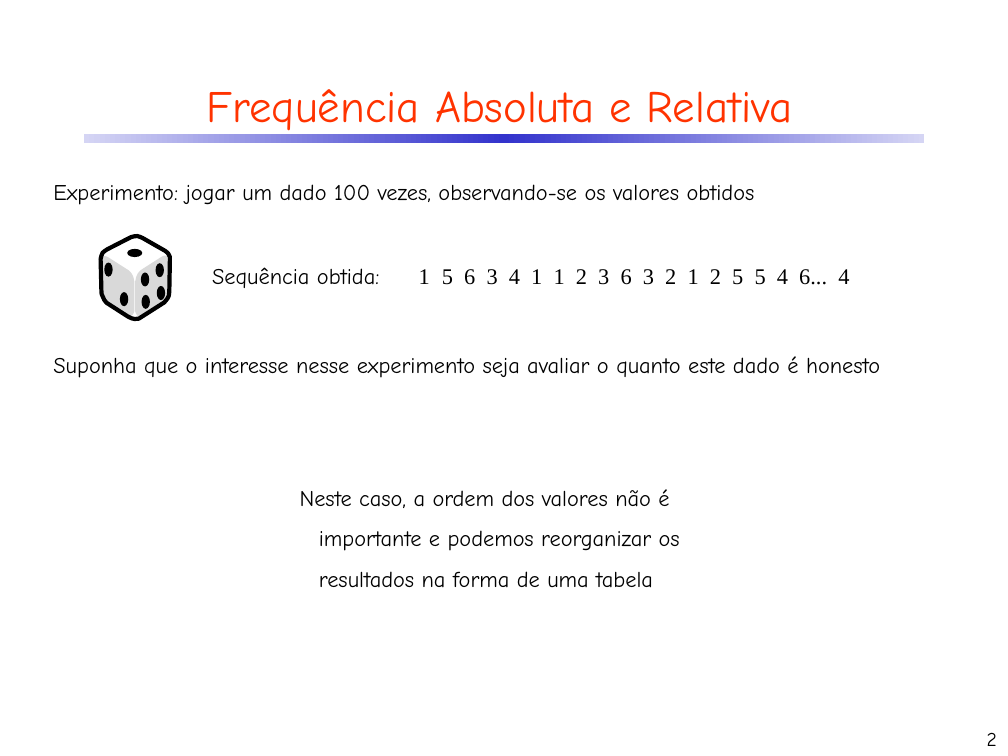
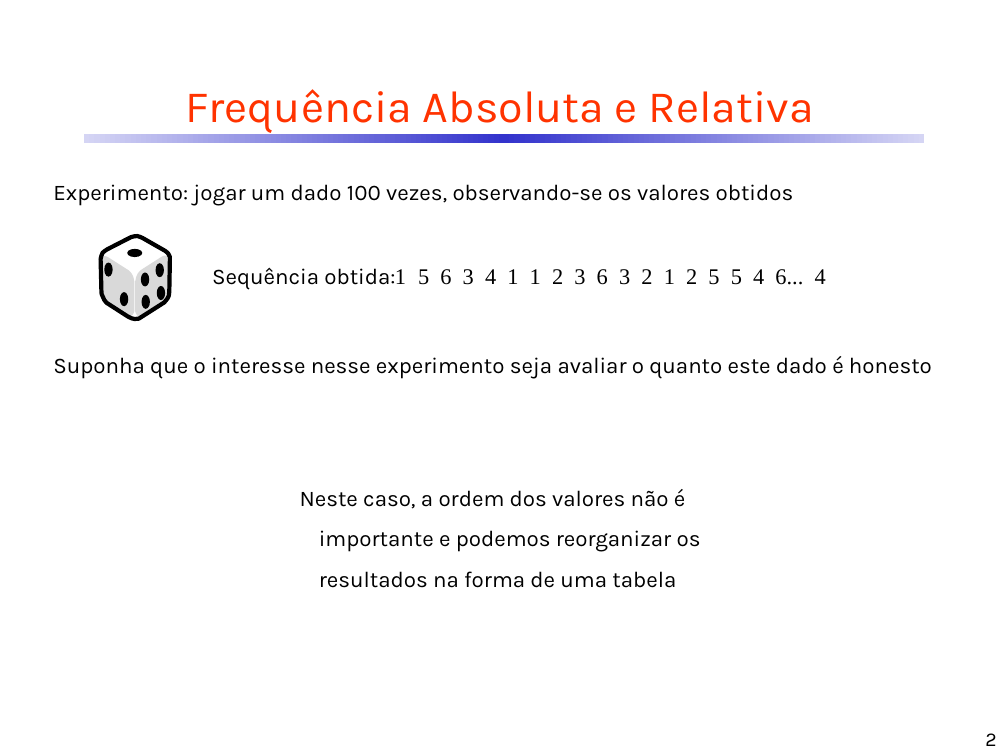
Before and after one commit to CDRenno/Estatistica, a slide deck: slide 2 of ppt/Revisao_Prob.pptx. Drawn at 1008x756 pixels with LibreOffice and Linux fonts; fonts in the diff are those of the drawing. Boxes give left, top, right and bottom in pixels: in the first picture for what was removed or moved away, otherwise in the second. Text is boxed around its words. In the diff, an @@ line names an element or a change of style, - is before the commit and + after.

```diff
--- a/ppt/Revisao_Prob.pptx
+++ b/ppt/Revisao_Prob.pptx
@@ text "1": place and size @@
-text "1" at bbox=[419, 269, 430, 284]
+text "1" at bbox=[395, 269, 406, 284]
@@ text "5 6 3 4 1 ...": place and size @@
-text "5 6 3 4 1 ..." at bbox=[442, 269, 849, 285]
+text "5 6 3 4 1 ..." at bbox=[418, 269, 826, 285]
@@ font Comic Neue to Karla in 6 elements at bbox=[185, 89, 814, 133], bbox=[53, 184, 794, 206], bbox=[985, 733, 996, 746], bbox=[212, 267, 395, 290], bbox=[53, 356, 932, 379], bbox=[300, 489, 701, 588] @@
```
Also in this commit, not shown: 41 other slides changed, 1 other file.
